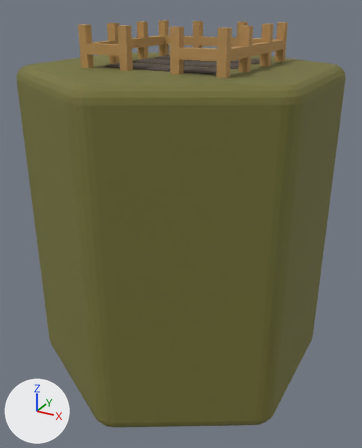
What one commit did to the glTF model public/models/Hex-cv.glb.
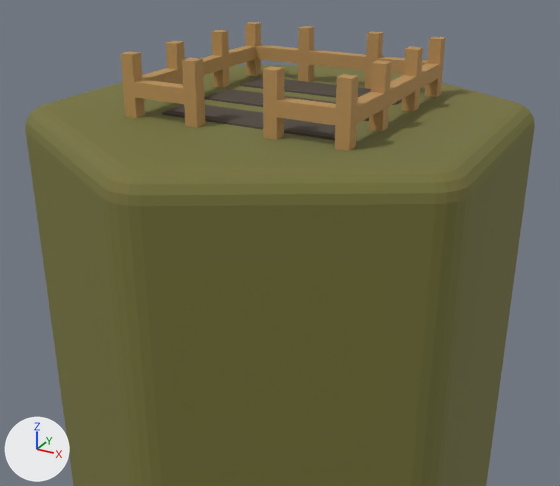
Old and new are each drawn whole from a 50 mm camera at (1.49, -2.72, 0.18) aimed at (0.02, -0.05, -1.16) and again close up from a 50 mm camera at (1.41, -2.57, 0.56) aimed at (0.12, -0.22, -0.62). The axes (+X, +Y, +Z) are drawn at lower left. The lights are the same throughout. Vertices at the same position are counted once.

Names of what the first close-up shows: 'Cube.087_Material.001_0', 'Cube.087_Material.001_0.001', 'Cylinder'.
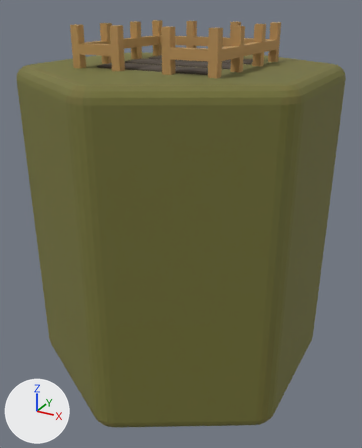
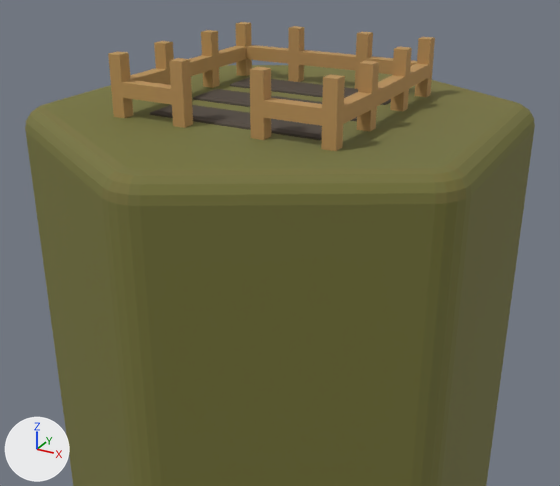
The change, as a list of edits to the scene's bpy script:
```text
Change me_cube_087_material_001_0_004:
    remove me_cube_087_material_001_0_004.from_pydata(...)  # 438 vertices, 864 faces; spans x -0.329..0.397, y -0.348..0.383, z -0.174..-0.136
    remove me_cube_087_material_001_0_004.materials.append(mat_material_008)  # picture img_image_0
    add me_cube_087_material_001_0_004.from_pydata(...)  # 178 vertices, 276 faces; spans x -0.407..0.48, y -0.428..0.463, z -0.171..0.074
    me_cube_087_material_001_0_004 part 1: a new loose piece, a box spanning x -0.407..-0.357, y -0.428..-0.378, z -0.171..0.074, in mat_material_016 (picture img_image_0)
    me_cube_087_material_001_0_004 part 2: a new loose piece, a box spanning x -0.144..-0.095, y -0.428..-0.378, z -0.171..0.074, in mat_material_016 (picture img_image_0)
    me_cube_087_material_001_0_004 part 3: a new loose piece, a box spanning x 0.168..0.217, y -0.428..-0.378, z -0.171..0.074, in mat_material_016 (picture img_image_0)
    me_cube_087_material_001_0_004 part 4: a new loose piece, a box spanning x -0.407..-0.357, y 0.413..0.463, z -0.171..0.074, in mat_material_016 (picture img_image_0)
    me_cube_087_material_001_0_004 part 5: a new loose piece, a box spanning x -0.144..-0.095, y 0.413..0.463, z -0.171..0.074, in mat_material_016 (picture img_image_0)
    me_cube_087_material_001_0_004 part 6: a new loose piece, a box spanning x 0.168..0.217, y 0.413..0.463, z -0.171..0.074, in mat_material_016 (picture img_image_0)
    me_cube_087_material_001_0_004 part 7: a new loose piece, a box spanning x 0.425..0.475, y -0.428..-0.378, z -0.171..0.074, in mat_material_016 (picture img_image_0)
    me_cube_087_material_001_0_004 part 8: a new loose piece, a box spanning x 0.43..0.48, y 0.408..0.458, z -0.171..0.074, in mat_material_016 (picture img_image_0)
    me_cube_087_material_001_0_004 part 9: a new loose piece, a box spanning x -0.407..-0.357, y -0.166..-0.116, z -0.171..0.074, in mat_material_016 (picture img_image_0)
    me_cube_087_material_001_0_004 part 10: a new loose piece, a box spanning x -0.407..-0.357, y 0.146..0.196, z -0.171..0.074, in mat_material_016 (picture img_image_0)
    me_cube_087_material_001_0_004 part 11: a new loose piece, a box spanning x -0.357..-0.144, y 0.413..0.463, z -0.076..-0.021, in mat_material_016 (picture img_image_0)
    me_cube_087_material_001_0_004 part 12: a new loose piece, a box spanning x -0.407..-0.357, y 0.196..0.413, z -0.076..-0.021, in mat_material_016 (picture img_image_0)
    me_cube_087_material_001_0_004 part 13: a new loose piece, a box spanning x -0.407..-0.357, y -0.116..0.146, z -0.076..-0.021, in mat_material_016 (picture img_image_0)
    me_cube_087_material_001_0_004 part 14: a new loose piece, a box spanning x 0.43..0.48, y -0.166..-0.116, z -0.171..0.074, in mat_material_016 (picture img_image_0)
    me_cube_087_material_001_0_004 part 15: a new loose piece, a box spanning x 0.43..0.48, y 0.146..0.196, z -0.171..0.074, in mat_material_016 (picture img_image_0)
    me_cube_087_material_001_0_004 part 16: a new loose piece, a box spanning x 0.43..0.48, y -0.116..0.146, z -0.076..-0.021, in mat_material_016 (picture img_image_0)
    me_cube_087_material_001_0_004 part 17: a new loose piece of 14 vertices spanning x 0.217..0.48, y 0.196..0.463, z -0.076..-0.021, in mat_material_016 (picture img_image_0)
    me_cube_087_material_001_0_004 part 18: a new loose piece of 14 vertices spanning x -0.407..-0.144, y -0.428..-0.166, z -0.076..-0.021, in mat_material_016 (picture img_image_0)
    me_cube_087_material_001_0_004 part 19: a new loose piece of 14 vertices spanning x 0.217..0.48, y -0.428..-0.166, z -0.076..-0.021, in mat_material_016 (picture img_image_0)
    me_cube_087_material_001_0_004 part 20: the loose piece of 146 vertices spanning x -0.329..0.397, y -0.074..0.109, z -0.174..-0.136 is deleted
    me_cube_087_material_001_0_004 part 21: the loose piece of 146 vertices spanning x -0.329..0.397, y 0.199..0.383, z -0.174..-0.136 is deleted
    me_cube_087_material_001_0_004 part 22: the loose piece of 146 vertices spanning x -0.329..0.397, y -0.348..-0.164, z -0.174..-0.136 is deleted
    add me_cube_087_material_001_0_004.materials.append(mat_material_016)  # picture img_image_0
Remove ob_cube_087_material_001_0:
    ob_cube_087_material_001_0 = bpy.data.objects.new('Cube.087_Material.001_0', me_cube_087_material_001_0_001)
Change ob_cube_087_material_001_0_001:
    ob_cube_087_material_001_0_001.location: (0.0, 0.0, 0.0) -> (-0.035, -0.024, 0.0)
Add ob_cube_087_material_001_0_002:
    ob_cube_087_material_001_0_002 = bpy.data.objects.new('Cube.087_Material.001_0.002', me_cube_087_material_001_0_012)  # 438 vertices, 864 faces; spans x -0.329..0.397, y -0.348..0.383, z -0.174..-0.136; in mat_material_008 (picture img_image_0)
    ob_cube_087_material_001_0_002.location = (-0.035, -0.024, 0.0)
```

Boxes [x1, y1, x2, y2] around the edits, measured in the close-ups (560 x 486 px):
'Cube.087_Material.001_0.001', reshaped, moved (36% wider, 103% taller)
    before: [162, 77, 402, 140]
    after: [108, 22, 435, 151]
'Cube.087_Material.001_0', deleted (brown)
    before: [120, 22, 446, 151]
'Cube.087_Material.001_0.002', added (brown)
    after: [150, 78, 391, 140]
part 1 of me_cube_087_material_001_0_004, added (brown)
    after: [108, 51, 133, 118]
part 2 of me_cube_087_material_001_0_004, added (brown)
    after: [169, 58, 193, 128]
part 3 of me_cube_087_material_001_0_004, added (brown)
    after: [250, 67, 271, 140]
part 4 of me_cube_087_material_001_0_004, added (brown)
    after: [236, 22, 252, 76]
part 5 of me_cube_087_material_001_0_004, added (brown)
    after: [288, 26, 304, 82]
part 6 of me_cube_087_material_001_0_004, added (brown)
    after: [355, 32, 373, 89]
part 7 of me_cube_087_material_001_0_004, added (brown)
    after: [321, 74, 345, 151]
part 8 of me_cube_087_material_001_0_004, added (brown)
    after: [415, 37, 435, 97]
part 9 of me_cube_087_material_001_0_004, added (brown)
    after: [154, 41, 174, 85]
part 10 of me_cube_087_material_001_0_004, added (brown)
    after: [201, 30, 220, 88]
part 11 of me_cube_087_material_001_0_004, added (brown)
    after: [246, 45, 288, 64]
part 12 of me_cube_087_material_001_0_004, added (brown)
    after: [219, 46, 246, 67]
part 13 of me_cube_087_material_001_0_004, added
    after: [190, 55, 212, 76]
part 14 of me_cube_087_material_001_0_004, added (brown)
    after: [357, 61, 379, 131]
part 15 of me_cube_087_material_001_0_004, added (brown)
    after: [390, 47, 412, 111]
part 16 of me_cube_087_material_001_0_004, added (brown)
    after: [377, 75, 405, 106]
part 17 of me_cube_087_material_001_0_004, added (brown)
    after: [367, 56, 429, 89]
part 18 of me_cube_087_material_001_0_004, added (brown)
    after: [122, 68, 172, 105]
part 19 of me_cube_087_material_001_0_004, added (brown)
    after: [264, 92, 372, 126]
part 20 of me_cube_087_material_001_0_004, deleted (brown)
    before: [204, 89, 369, 121]
part 21 of me_cube_087_material_001_0_004, deleted (brown)
    before: [240, 77, 402, 105]
part 22 of me_cube_087_material_001_0_004, deleted (brown)
    before: [162, 104, 335, 140]
